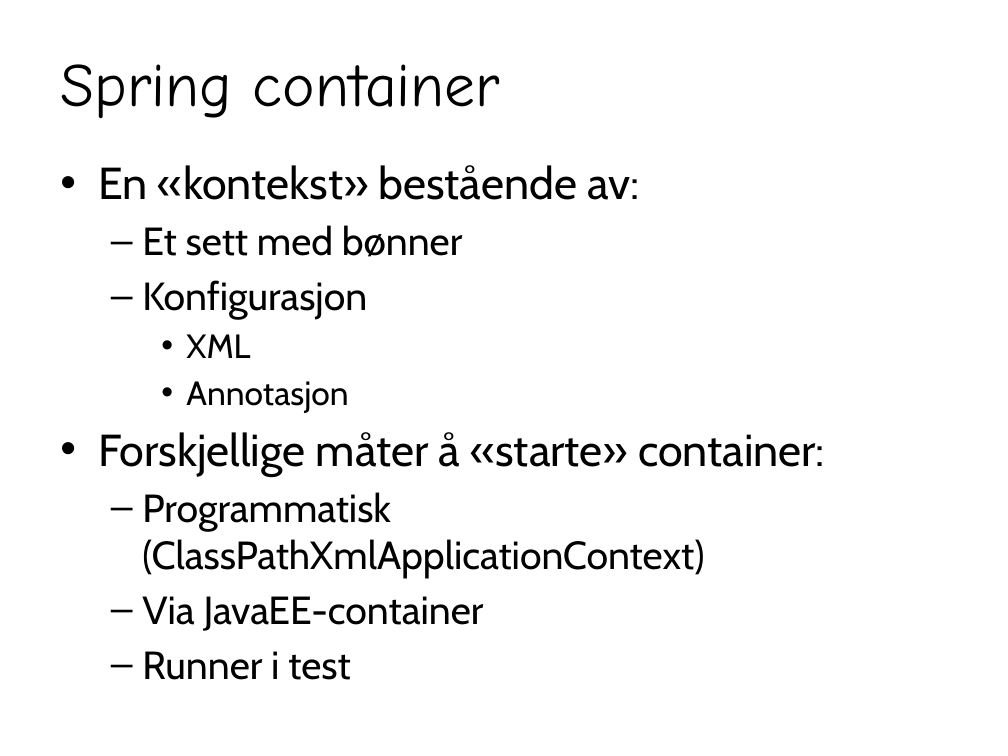
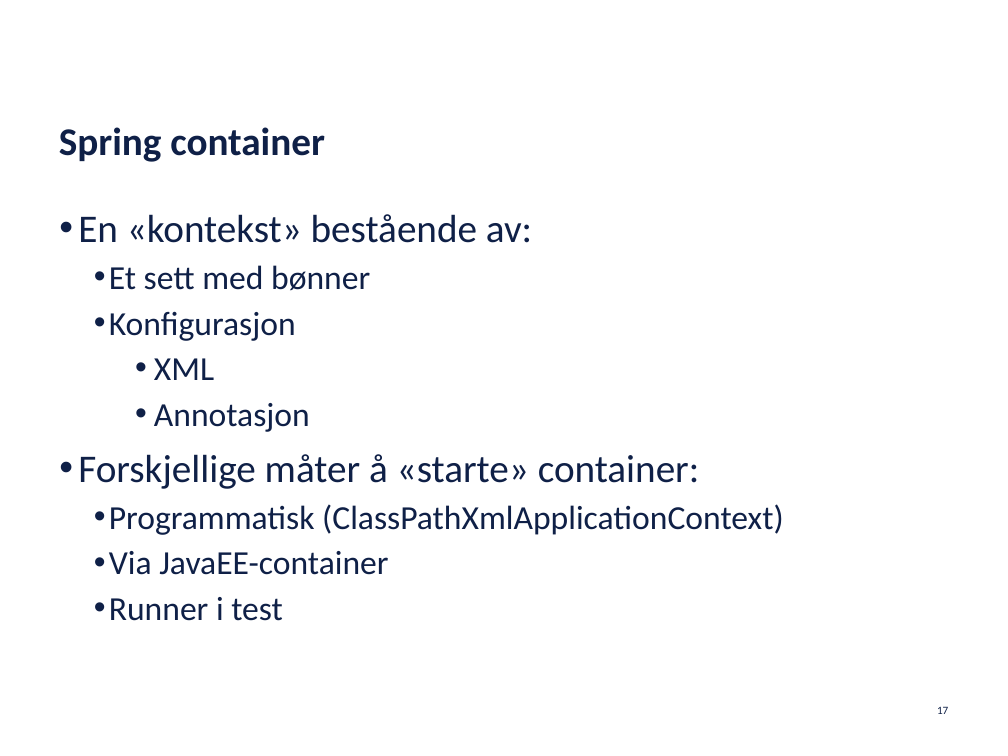
Before and after one commit to netcompanyno/springKurs, a slide deck: slide 17 of adm/Spring.pptx. Drawn at 1008x756 pixels with LibreOffice and Linux fonts; fonts in the diff are those of the drawing; background and template pictures are left out. Boxes give left, top, right and bottom in pixels: in the first picture for what was removed or moved away, otherwise in the second. Text is boxed around its words. In the diff, an @@ line names an element or a change of style, - is before the commit and + after.

```diff
--- a/adm/Spring.pptx
+++ b/adm/Spring.pptx
@@ title "Spring container" moved from (x1=60, y1=64, x2=500, y2=118) to (x1=59, y1=127, x2=325, y2=162) @@
@@ title "Spring container" at (x1=59, y1=127, x2=325, y2=162): size 44 to 28 pt, font Comic Neue to Calibri, text colour #000000 to #0F2047, bold on; line spacing 1 to 23pt; vertical alignment middle to bottom @@
@@ text "En «kontekst» bestående av:" moved from (x1=98, y1=165, x2=825, y2=680) to (x1=78, y1=214, x2=784, y2=621) @@
@@ text "En «kontekst» bestående av:" at (x1=78, y1=214, x2=784, y2=621): size 32 to 28 pt in "En «kontekst» bestående av:", "Forskjellige måter å «starte» container:"; font Cabin to Calibri, text colour #000000 to #0F2047; size 28 to 24 pt in "Et sett med bønner", "Konfigurasjon", "Programmatisk (ClassPathXmlApplicationContext)", "Via JavaEE-container" and 1 more places; indent changed; more space between paragraphs; bullet – to •; less space between paragraphs @@
@@ page number added at (x1=937, y1=706, x2=948, y2=714), 8 pt, text #0F2047 @@
+17
```
Also in this commit, not shown: 25 other slides changed, 1 slide added, 1 slide removed, 2 other files.
